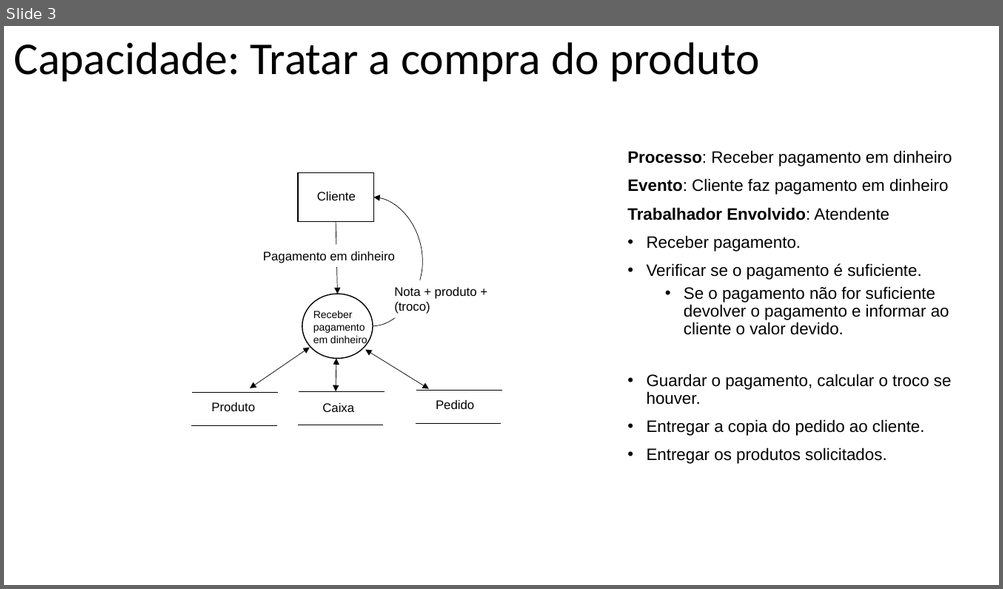
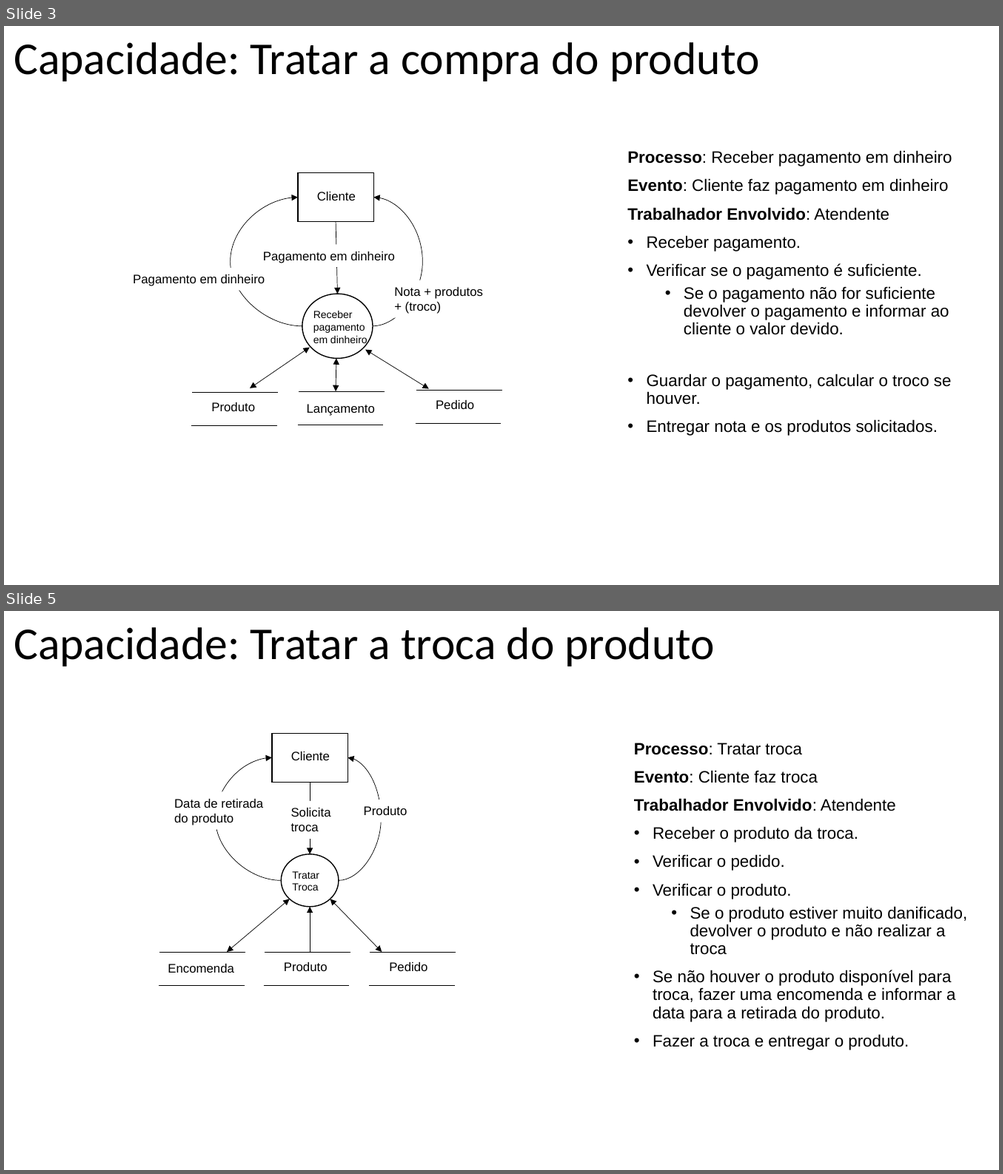
Before and after one commit to Felipe1901648/OPE, a slide deck: 18 - Descrição dos Processos de Negócio.pptx. Shown one above the other, each under a label of ours: slide 3 before the commit, slides 3 and 5 after it; the slides between them are not shown. The pictures are 1003x589 and 1003x1174 pixels, drawn with LibreOffice and Linux fonts; fonts in the diff are those of the drawing. Boxes give left, top, right and bottom in pixels: in the first picture for what was removed or moved away, otherwise in the second. Text is boxed around its words. In the diff, an @@ line names an element or a change of style, - is before the commit and + after.

```diff
--- a/18 - Descrição dos Processos de Negócio.pptx
+++ b/18 - Descrição dos Processos de Negócio.pptx
@@ slide 5 added at (x1=4, y1=611, x2=999, y2=1170), background #FFFFFF @@
@@ text added at (x1=14, y1=627, x2=714, y2=667), 44 pt, text #000000 @@
+Capacidade: Tratar a troca do produto
@@ rectangle added at (x1=272, y1=733, x2=348, y2=783), outline #000000 1 pt @@
@@ text added at (x1=634, y1=743, x2=967, y2=1051), 16 pt, text #000000 @@
+Processo: Tratar troca
+Evento: Cliente faz troca
+Trabalhador Envolvido: Atendente
+• Receber o produto da troca.
+• Verificar o pedido.
+• Verificar o produto.
+  • Se o produto estiver muito danificado, devolver o produto e não realizar a troca
+• Se não houver o produto disponível para troca, fazer uma encomenda e informar a data para a retirada do produto.
+• Fazer a troca e entregar o produto.
@@ curved arrow added from (281, 880) to (272, 758), #000000 0.5 pt @@
@@ text added at (x1=291, y1=752, x2=330, y2=760), 12 pt, text #000000 @@
+Cliente
@@ curved arrow added from (338, 880) to (348, 758), #000000 0.5 pt @@
@@ arrow added from (310, 783) to (310, 854), #000000 0.5 pt @@
@@ text added at (x1=174, y1=799, x2=263, y2=826), 12 pt, text #000000 @@
+Data de retirada do produto
@@ text added at (x1=291, y1=808, x2=331, y2=832), 12 pt, text #000000 @@
+Solicita troca
@@ text added at (x1=364, y1=806, x2=407, y2=815), 12 pt, text #000000 @@
+Produto
@@ ellipse added at (x1=281, y1=854, x2=338, y2=906), outline #000000 1 pt @@
@@ text added at (x1=292, y1=871, x2=319, y2=891), 10 pt, text #000000 @@
+Tratar Troca
@@ double arrow added from (290, 899) to (227, 952), #000000 0.5 pt @@
@@ double arrow added from (330, 899) to (381, 952), #000000 0.5 pt @@
@@ arrow added from (310, 952) to (310, 907), #000000 0.5 pt @@
@@ line added from (160, 953) to (246, 953), #000000 0.5 pt @@
@@ text added at (x1=168, y1=964, x2=233, y2=973), 12 pt, text #000000 @@
+Encomenda
@@ line added from (264, 952) to (350, 952), #000000 0.5 pt @@
@@ text added at (x1=284, y1=963, x2=327, y2=971), 12 pt, text #000000 @@
+Produto
@@ line added from (370, 953) to (455, 953), #000000 0.5 pt @@
@@ text added at (x1=389, y1=963, x2=427, y2=971), 12 pt, text #000000 @@
+Pedido
@@ line added from (159, 985) to (244, 985), #000000 0.5 pt @@
@@ line added from (264, 985) to (350, 985), #000000 0.5 pt @@
@@ line added from (369, 985) to (455, 985), #000000 0.5 pt @@
@@ slide 3 changed as well @@
@@ curved arrow added from (302, 326) to (298, 198), #000000 0.5 pt @@
@@ text added at (x1=133, y1=275, x2=265, y2=286), 12 pt, text #000000 @@
+Pagamento em dinheiro
@@ text at (x1=394, y1=287, x2=483, y2=314): text changed @@
-Nota + produto + (troco)
+Nota + produtos + (troco)
@@ text at (x1=307, y1=404, x2=375, y2=416): text changed @@
-Caixa
+Lançamento
@@ text at (x1=646, y1=420, x2=937, y2=436): text changed @@
-• Entregar a copia do pedido ao cliente.
-• Entregar os produtos solicitados.
+• Entregar nota e os produtos solicitados.
```
Also in this commit, not shown: 3 other slides changed, 1 other slide added, 20 other files.
